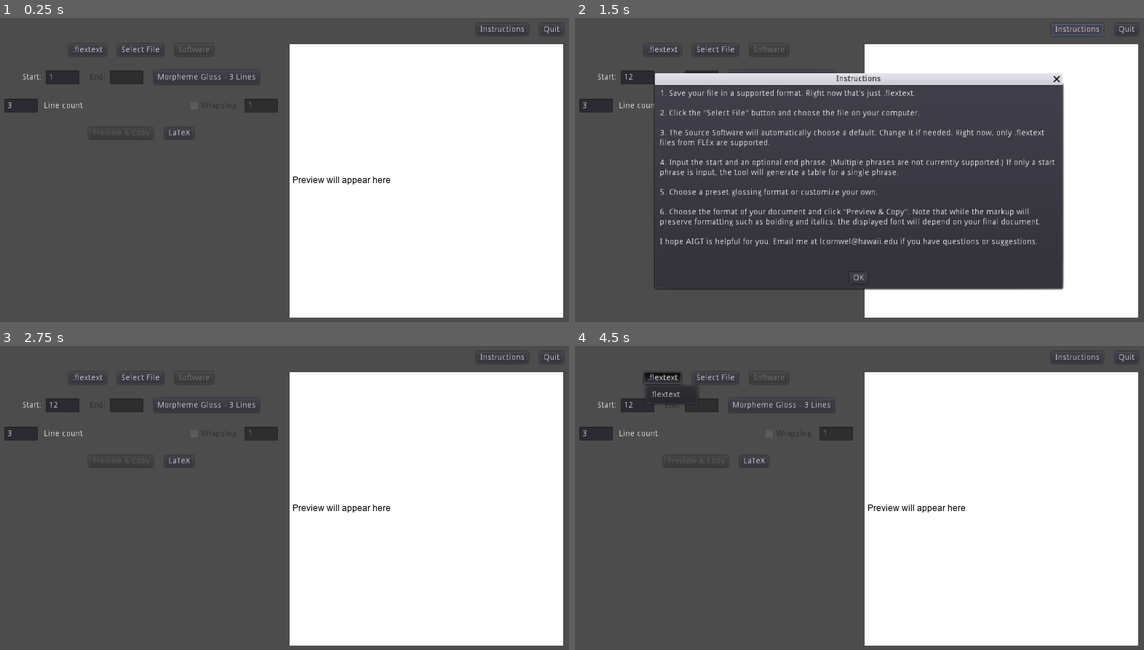
Above: before the commit, frames 1-4 (two rows, left to right).
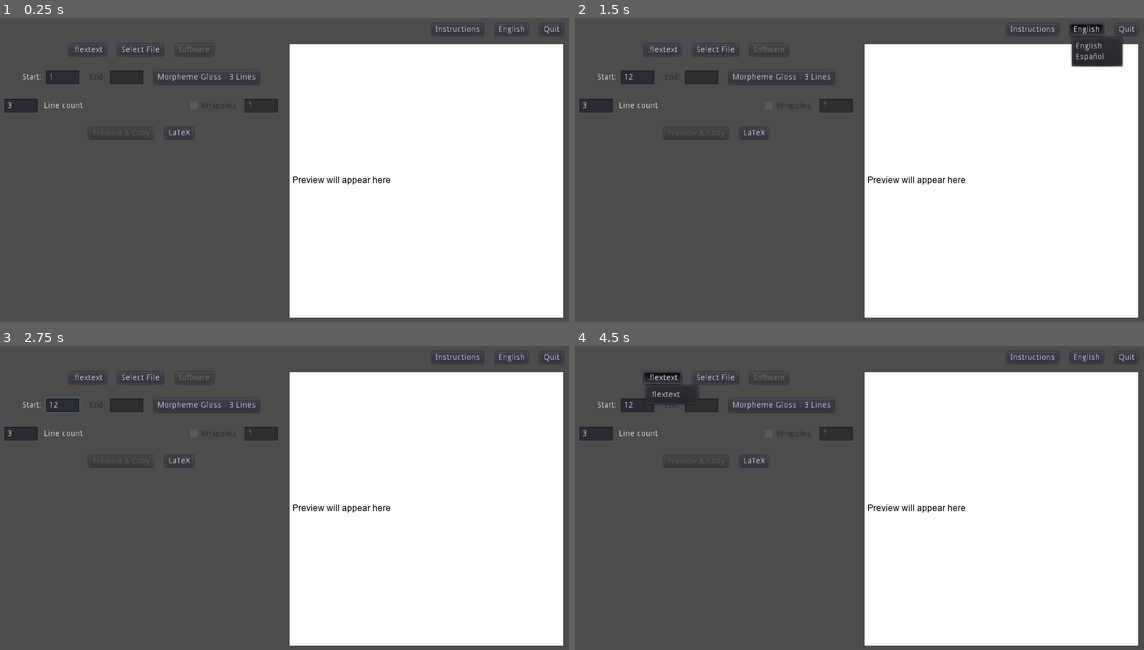
Above: after the commit, the same moments.

Repository: LaurenOopsum/Auto-IGT
Game: Godot game, scene res://scenes/main.tscn
Same seed, same stepped clock (60 frames per second), same inputs: the game is played once before the commit and once after it.
Inputs (mouse positions are in pixels of both pictures, inside the frame that each line leads up to):
- Up to frame 1 (0.25 s): no input
- Up to frame 2 (1.5 s): click (637, 78) at 0.52 s; type "12" at 0.6 s; click (1087, 30) at 1.25 s, where only the run after the commit has a clickable "English"
- Up to frame 3 (2.75 s): click (284, 607) at 2 s, where only the run before the commit has a clickable "OK"
- Up to frame 4 (4.5 s): click "Instructions" at 2.75 s; click "OK" at 3.5 s; click ".flextext" at 4.25 s

The runs differ from the first frame. In frame 1, 0.1% of the frame differs, in the area x 76-93%, y 1-6%; in frame 2, 34%, in the area x 13-97%, y 1-90%; in frame 3, 0.2%; in frame 4, 0.1%.

Commit message:
added option to change language inside the program, instead of relying on system settings

Diff:
--- a/scenes/main.tscn
+++ b/scenes/main.tscn
@@ -18,6 +18,7 @@
 [ext_resource path="res://dynamic_fonts/fonts/arial.ttf" type="DynamicFontData" id=16]
 [ext_resource path="res://images/warning.png" type="Texture" id=17]
 [ext_resource path="res://scripts/main_scene/warning.gd" type="Script" id=18]
+[ext_resource path="res://scripts/main_scene/language.gd" type="Script" id=19]
 
 [sub_resource type="StyleBoxEmpty" id=5]
 
@@ -66,10 +67,19 @@
 alignment = 2
 
 [node name="Instructions" type="Button" parent="Page/ToolOptions"]
-margin_left = 734.0
+margin_left = 622.0
+margin_right = 723.0
+margin_bottom = 20.0
+text = "INST_BUTTON"
+
+[node name="Language" type="MenuButton" parent="Page/ToolOptions"]
+margin_left = 743.0
 margin_right = 835.0
 margin_bottom = 20.0
-text = "INST_BUTTON"
+text = "LANG_NAME"
+flat = false
+items = [ "English", null, 0, false, false, 0, 0, null, "", false, "Español", null, 0, false, false, 1, 0, null, "", false ]
+script = ExtResource( 19 )
 
 [node name="Quit" type="Button" parent="Page/ToolOptions"]
 margin_left = 855.0
--- a/scripts/autoloads/constants.gd
+++ b/scripts/autoloads/constants.gd
@@ -2,11 +2,15 @@
 
 extends Node
 
+enum LANG {ENGLISH, SPANISH}
+
 ## Basic int references to settings and options
 enum TYPE {PARAGRAPH, PHRASE, WORD, MORPH, ITEM, IGT}
 enum PRESET {MORPH3, MORPH4, WORD3, WORD4, CUSTOM}
+
 enum FILE_TYPE {FLEXTEXT}
 enum PROGRAM {FLEX, ELAN}
+
 enum MARKUP {LATEX, QUARTO_STATIC, QUARTO_DYNAMIC}
 enum BLOCK {CODE_OPEN, CODE_CLOSE, ROW_OPEN, ROW_CLOSE, CELL_OPEN, CELL_CLOSE, MULTICOL_OPEN, MULTICOL_MID, MULTICOL_CLOSE, SEPARATOR, ITALIC_OPEN, ITALIC_CLOSE, BOLD_OPEN, BOLD_CLOSE}
 
@@ -68,7 +72,7 @@
 		"\\textbf{",
 		"}"
 	],
-	[ # Quarto static HTML table
+	[ # Quarto static HTML
 		"```{=html}\n\n<head>\n\t<style>\n\t\ttable, th, tr, td {\n\t\t\tborder-top: 1px solid transparent;\n\t\t\tborder-bottom: 1px solid transparent;\n\t\t}\n\t</style>\n</head>\n\n<table>\n\t<tbody>\n",
 		"\t</tbody>\n</table>\n```",
 		"\t\t<tr>\n",
--- a/scripts/main_scene/drop_down.gd
+++ b/scripts/main_scene/drop_down.gd
@@ -13,3 +13,7 @@
 	var pop_up := get_popup()
 	var id := pop_up.get_item_index(idx)
 	text = pop_up.get_item_text(id)
+	select_action(idx)
+
+## Overwrite in descendent classes
+func select_action(_idx : int) : pass
--- /dev/null
+++ b/scripts/main_scene/language.gd
@@ -0,0 +1,8 @@
+extends DropDown
+
+
+
+func select_action(idx : int) :
+	match idx :
+		C.LANG.ENGLISH : TranslationServer.set_locale("en")
+		C.LANG.SPANISH : TranslationServer.set_locale("es")
--- a/translations/translations.csv
+++ b/translations/translations.csv
@@ -1,4 +1,5 @@
 key,en,es
+LANG_NAME,English,Español
 SELECT_FILE,Select File,Elegir archivo
 SOURCE_SW,Software,Software
 START_PH,Start:,Principio:
Not shown: 1 places in scenes/main.tscn that only renumber resources
Binary file changed: translations/translations.en.translation
Binary file changed: translations/translations.es.translation
